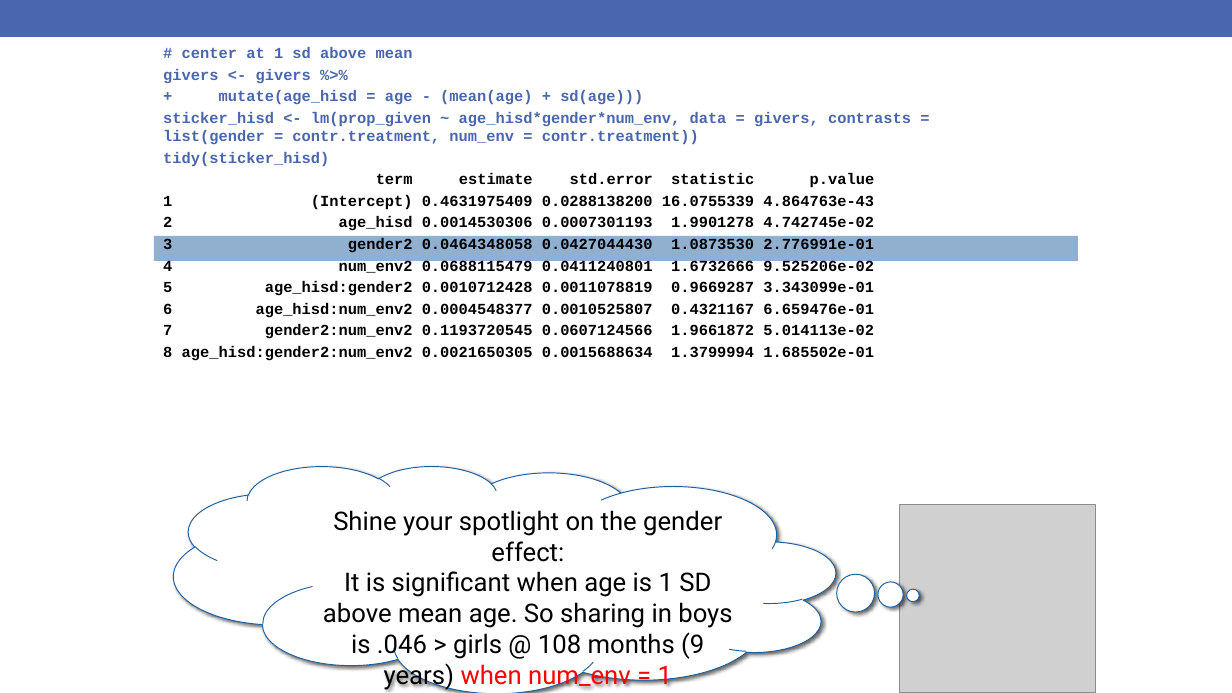
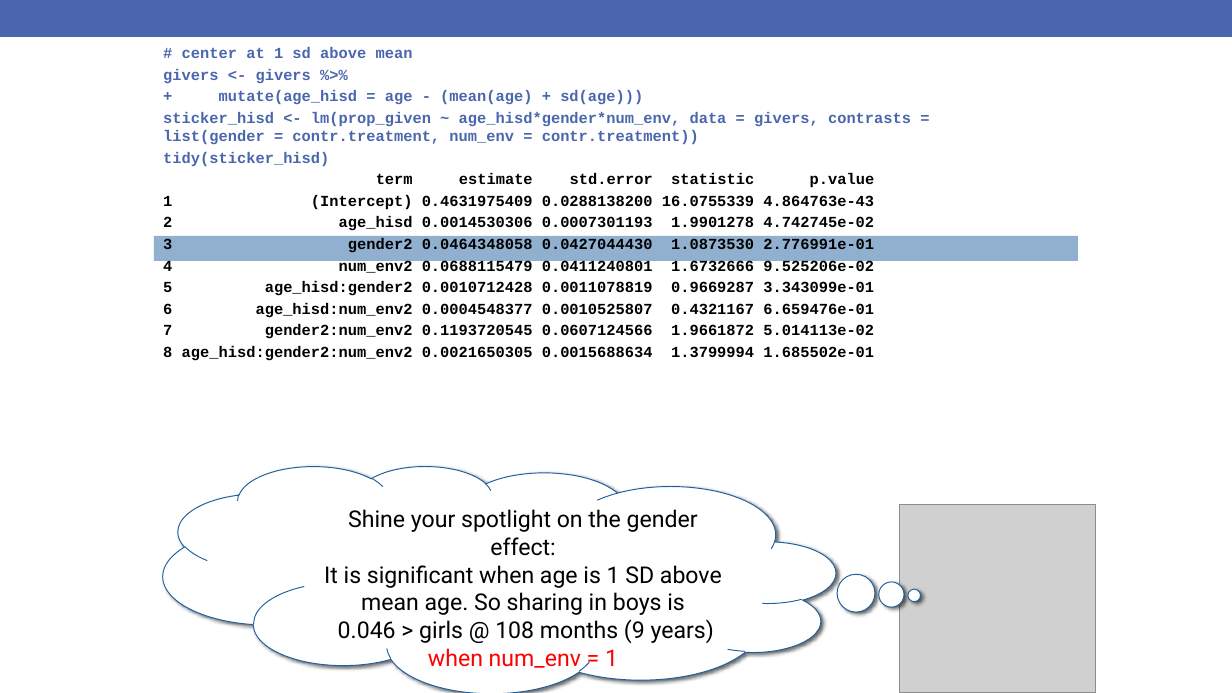
Before and after one commit to rebeccal/ohsu-math630, a slide deck: slide 56 of slides/16-twoway.pptx (slide 57 before the commit). Drawn at 1232x693 pixels with LibreOffice and Linux fonts; fonts in the diff are those of the drawing; grey boxes stand for pictures. Boxes give left, top, right and bottom in pixels: in the first picture for what was removed or moved away, otherwise in the second. Text is boxed around its words. In the diff, an @@ line names an element or a change of style, - is before the commit and + after.

```diff
--- a/slides/16-twoway.pptx
+++ b/slides/16-twoway.pptx
@@ thought cloud "Shine your spotlight on the ...": place and size @@
-thought cloud "Shine your spotlight on the ..." at <box>174,466,836,693</box>
+thought cloud "Shine your spotlight on the ..." at <box>163,466,836,693</box>
@@ text in thought cloud at <box>348,509,698,556</box>: size 20 to 18 pt in "Shine your spotlight on the gender effect:" @@
@@ text in thought cloud at <box>324,565,722,671</box>: text changed; size 20 to 18 pt @@
-It is significant when age is 1 SD above mean age. So sharing in boys is .046 > girls @ 108 months (9 years) when num_env = 1
+It is significant when age is 1 SD above mean age. So sharing in boys is
+0.046 > girls @ 108 months (9 years) when num_env = 1
```
Also in this commit, not shown: 30 other slides changed, 1 slide removed, 19 other files.
